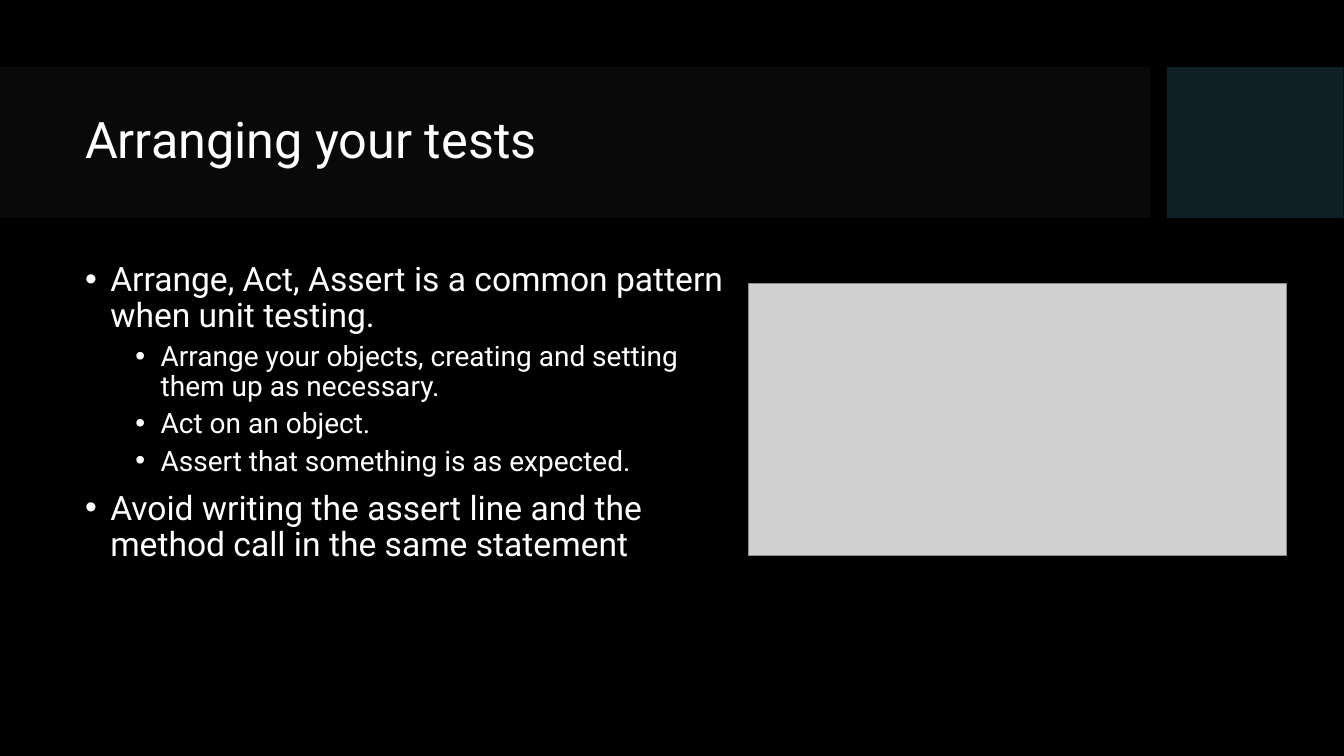
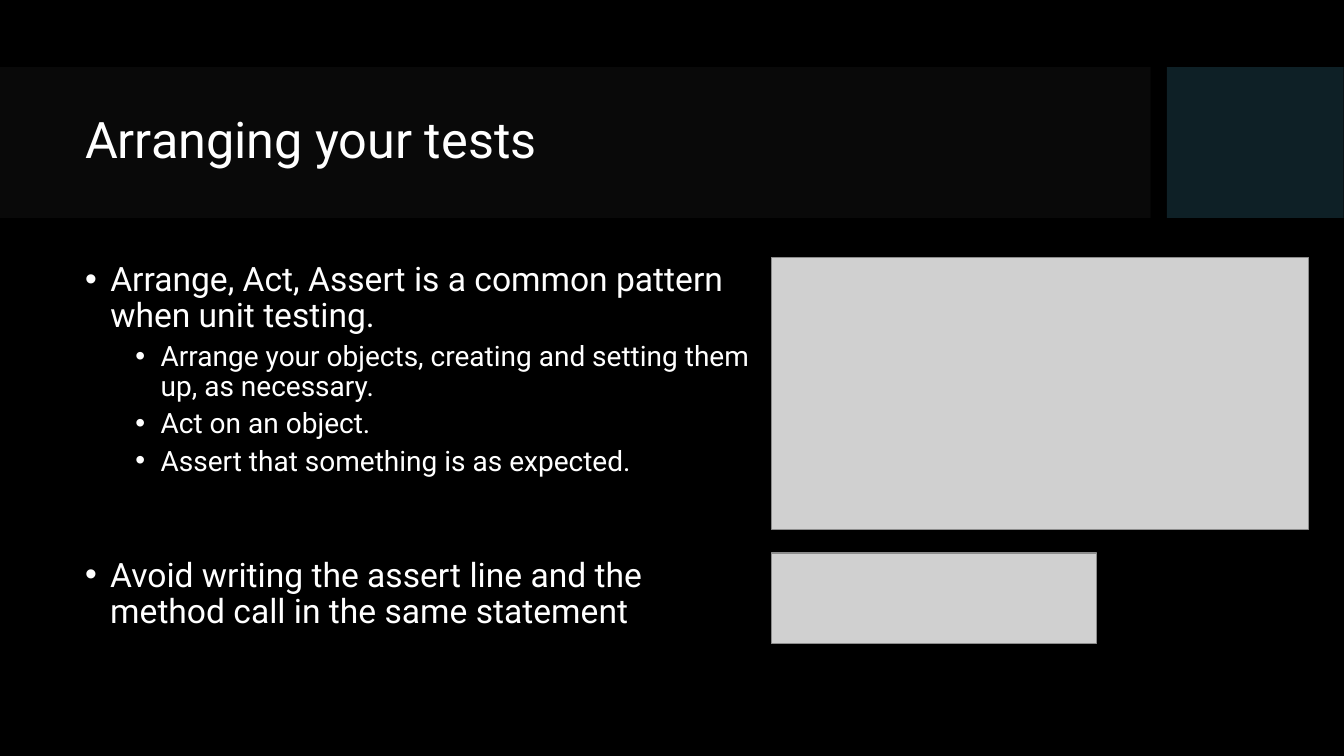
Before and after one commit to Dermendzhiev/presentations, a slide deck: slide 14 of 2021 Apr - Unit testing best practices and common pitfalls/slides.pptx. Drawn at 1344x756 pixels with LibreOffice and Linux fonts; fonts in the diff are those of the drawing; grey boxes stand for pictures; background and template pictures are left out. Boxes give left, top, right and bottom in pixels: in the first picture for what was removed or moved away, otherwise in the second. Text is boxed around its words. In the diff, an @@ line names an element or a change of style, - is before the commit and + after.

```diff
--- a/2021 Apr - Unit testing best practices and common pitfalls/slides.pptx
+++ b/2021 Apr - Unit testing best practices and common pitfalls/slides.pptx
@@ picture: place and size @@
-picture at (749, 284, 1287, 556)
+picture at (771, 258, 1309, 529)
@@ text at (161, 345, 749, 402): text changed @@
-  • Arrange your objects, creating and setting them up as necessary.
+  • Arrange your objects, creating and setting them up, as necessary.
@@ text at (110, 494, 642, 557): paragraph removed @@
-• Avoid writing the assert line and the method call in the same statement
@@ text added at (110, 561, 642, 624), 24 pt, text #FFFFFF @@
+• Avoid writing the assert line and the method call in the same statement
@@ picture added at (771, 554, 1097, 644) @@
```
Also in this commit, not shown: 1 other slide changed, 1 slide added, 1 slide removed, 2 other files.
